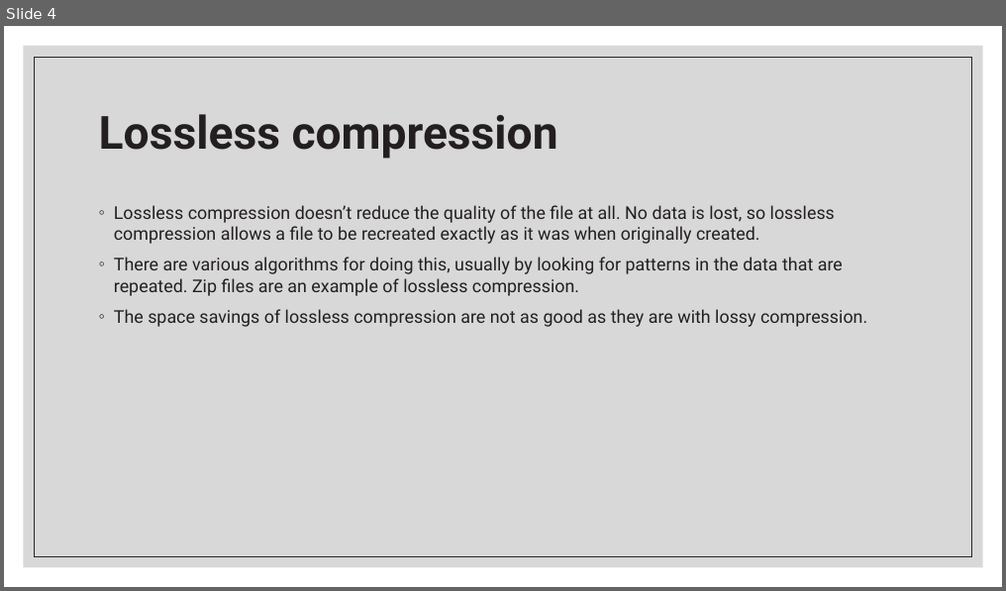
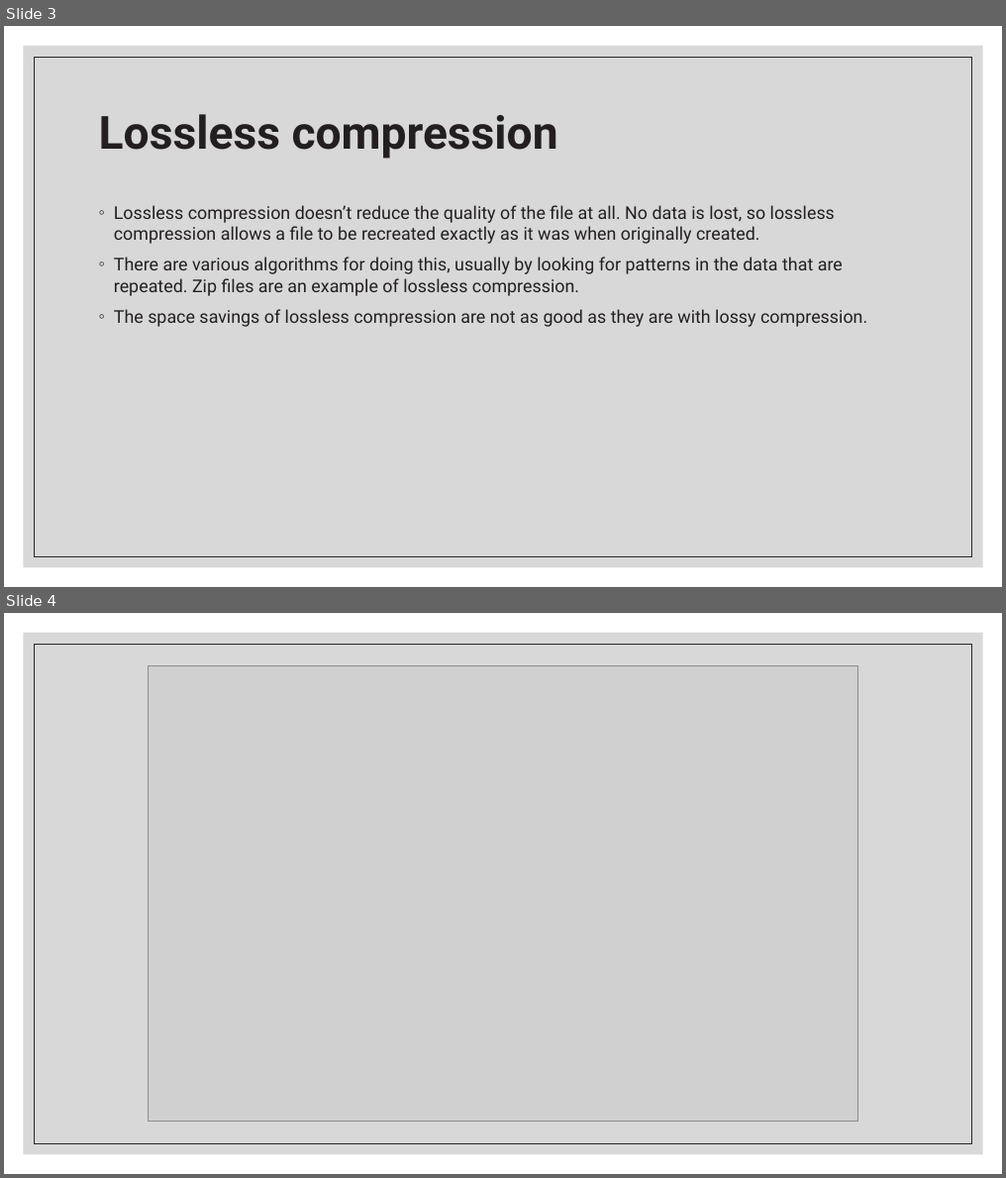
Before and after one commit to light2802/file-compressor, a slide deck: Project PPt.pptx. Shown one above the other, each under a label of ours: slide 4 before the commit, slides 3 and 4 after it. The pictures are 1006x591 and 1006x1178 pixels, drawn with LibreOffice and Linux fonts; fonts in the diff are those of the drawing; grey boxes stand for pictures. Boxes give left, top, right and bottom in pixels: in the first picture for what was removed or moved away, otherwise in the second. Text is boxed around its words. In the diff, an @@ line names an element or a change of style, - is before the commit and + after.

```diff
--- a/Project PPt.pptx
+++ b/Project PPt.pptx
@@ slide 4 added at [4, 613, 1002, 1174], background #FFFFFF @@
@@ rectangle added at [4, 613, 1002, 1174], fill #FFFFFF @@
@@ rectangle added at [24, 633, 983, 1155], fill #BFBFBF at 60% opacity @@
@@ rectangle added at [35, 644, 972, 1144], outline #262626 0.5 pt @@
@@ picture added at [148, 665, 858, 1121] @@
@@ what was slide 4 is now slide 3 @@
```
Also in this commit, not shown: 2 slides changed, 1 other slide added, 3 slides removed, 1 other file.
